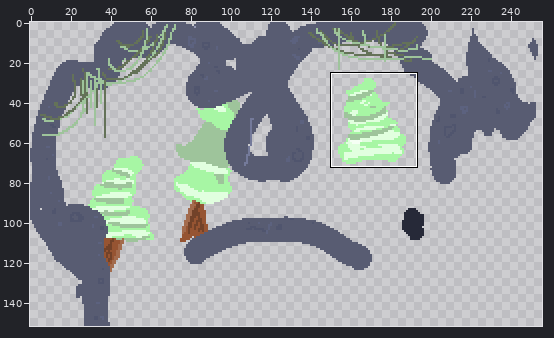
Two states of a sprite sheet, graphics/background-art1.png. Above, an overview of the earlier version with the close-up marked.
Close-up. First the earlier version:
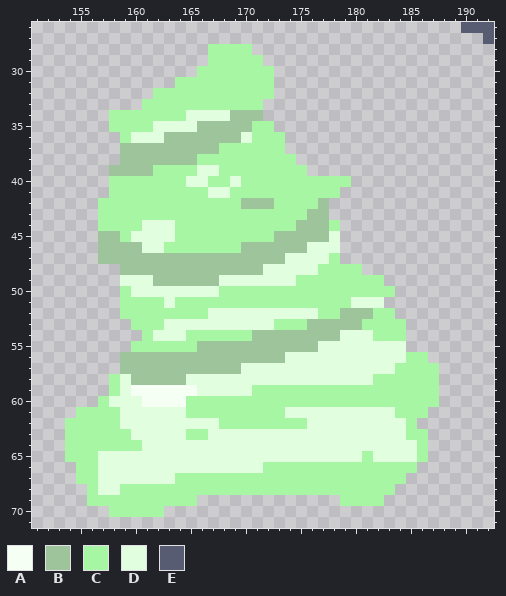
The file is 256x152 pixels. Colours within 5 levels of each other are drawn and written as one. Shown: x 151..192, y 26..71. The commit also changed other parts of the picture, which this record leaves out.
Palette (. is transparent): A #f5fff4  B #9ec49b  C #a7f6a4  D #e1ffdf  E #585c72
Pixels before, first column x 154:
26 ....................................EEE
27 ......................................E
28 .............CCCC......................
29 .............CCCCC.....................
30 ............CCCCCCC....................
31 ..........CCCCCCCCC....................
32 ........CCCCCCCCCCC....................
33 .......CCCCCCCCCCC.....................
34 ....CCCCCCCDDDDBBB.....................
35 ....CCCCDDDDBBBBBCC....................
36 .....CDDDBBBBBBBDCCC...................
37 .....BBBBBBBBBCCCCCC...................
38 .....BBBBBBBCCCCCCCCC..................
39 ....BBBBCCCCDDCCCCCCCC.................
40 ....CCCCCCCDDCCDCCCCCCCCCC.............
41 ....CCCCCCCCCDDCCCCCCCCCC..............
42 ...CCCCCCCCCCCCCBBBCCCCB...............
43 ...CCCCCCCCCCCCCCCCCCCBB...............
44 ...CCCCDDDCCCCCCCCCCCBBBC..............
45 ...BBCDDDDCCCCCCCCCBBBBBD..............
46 ...BBBBDDCCCCCCCBBBBBBDDD..............
47 ...BBBBBBBBBBBBBBBBBDDDDC..............
48 .....BBBBBBBBBBBBBDDDDDCCCC............
49 .....DDDBBBBBBDDDDDDDCCCCCCCC..........
50 .....CDDDDDDDDCCCCCCCCCCCCCCCC.........
51 .....CCCCDCCCCCCCCCCCCCCCCDDD..........
52 .....CCCCCCCCDDDDDDDDDDCCBBBCC.........
53 ......CCCDDDDDDDDDDCCCBBBBBCCCC........
54 .......CDDDCCCCCCBBBBBBBBDDDCCC........
55 ......CCCCCCBBBBBBBBBBBDDDDDDDD........
56 .....BBBBBBBBBBBBBBBDDDDDDDDDDDCC......
57 .....BBBBBBBBBBBDDDDDDDDDDDDDDCCCC.....
58 ....CDBBBBBDDDDDDDDDDDDDDDDDCCCCCC.....
59 ....CDAAAAAADDDDDCCCCCCCCCCCCCCCCC.....
60 ...CDDDAAAACCCCCCCCCCCCCCCCCCCCCCC.....
61 .CCCCDDDDDDCCCCCCCCCDDDDDDDDDDCCC......
62 CCCCCDDDDDDDDDCCCCCCCCDDDDDDDDDC.......
63 CCCCCCDDDDDCCDDDDDDDDDDDDDDDDDDCC......
64 CCCCCCCDDDDDDDDDDDDDDDDDDDDDDDDDC......
65 CCCDDDDDDDDDDDDDDDDDDDDDDDDCDDDDC......
66 .CCDDDDDDDDDDDDDDDCCCCCCCCCCCCCC.......
67 .CCDDDDDDDCCCCCCCCCCCCCCCCCCCCC........
68 ..CDDCCCCCCCCCCCCCCCCCCCCCCCCC.........
69 ..CCCCCCCCCC.............CCCC..........
70 ....CCCCC..............................
After:
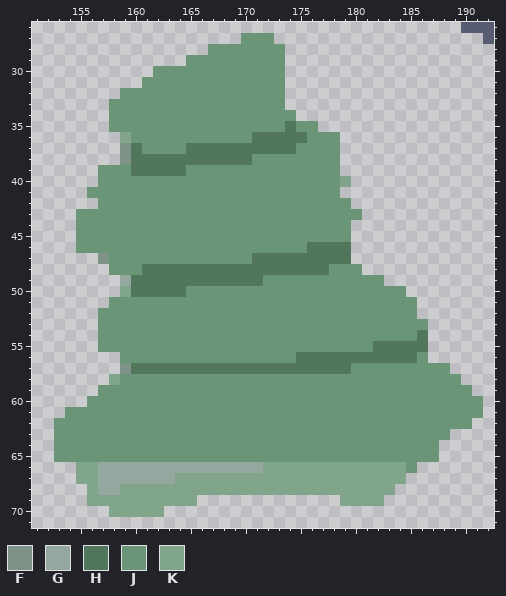
Colours new in this view: F #7d9387  G #94a89f  H #51765c  J #6a9576  K #80a58a
Change:
Changed rows in their new state; - is an unchanged pixel.
first column x 153:
27 -----------------JJJ-------------------
28 --------------JJJJJJJ------------------
29 ------------JJJJJJJJJ------------------
30 ---------JJJJJJJJJJJJ------------------
31 --------JJJJJJJJJJJJJ------------------
32 ------JJJJJJJJJJJJJJJ------------------
33 -----JJJJJJJJJJJJJJJJ------------------
34 -----JJJJJJJJJJJJJJJJJ-----------------
35 -----JJJJJJJJJJJJJJJJHJJ---------------
36 ------KJJJJJJJJJJJHHHHHJJJ-------------
37 ------FHJJJJHHHHHHHHHHJJJJ-------------
38 ------FHHHHHHHHHHHJJJJJJJJ-------------
39 ----JJJHHHHHJJJJJJJJJJJJJJ-------------
40 ----JJJJJJJJJJJJJJJJJJJJJJK------------
41 ---JJJJJJJJJJJJJJJJJJJJJJJ-------------
42 ----JJJJJJJJJJJJJJJJJJJJJJJ------------
43 --JJJJJJJJJJJJJJJJJJJJJJJJJJ-----------
44 --JJJJJJJJJJJJJJJJJJJJJJJJJ------------
45 --JJJJJJJJJJJJJJJJJJJJJJJJJ------------
46 --JJJJJJJJJJJJJJJJJJJJJHHHH------------
47 ----FJJJJJJJJJJJJJHHHHHHHHH------------
48 -----JJJHHHHHHHHHHHHHHHHHJJJ-----------
49 ------GHHHHHHHHHHHHJJJJJJJJJJJ---------
50 ------KHHHHHJJJJJJJJJJJJJJJJJJJJ-------
51 -----JJJJJJJJJJJJJJJJJJJJJJJJJJJJ------
52 ----JJJJJJJJJJJJJJJJJJJJJJJJJJJJJ------
53 ----JJJJJJJJJJJJJJJJJJJJJJJJJJJJJJ-----
54 ----JJJJJJJJJJJJJJJJJJJJJJJJJJJJJH-----
55 ----JJJJJJJJJJJJJJJJJJJJJJJJJHHHHH-----
56 ------JJJJJJJJJJJJJJJJHHHHHHHHHHHJ-----
57 ------FHHHHHHHHHHHHHHHHHHHHJJJJJJJJJ---
58 -----KJJJJJJJJJJJJJJJJJJJJJJJJJJJJJJJ--
59 ----JJJJJJJJJJJJJJJJJJJJJJJJJJJJJJJJJJ-
60 ---JJJJJJJJJJJJJJJJJJJJJJJJJJJJJJJJJJJJ
61 -JJJJJJJJJJJJJJJJJJJJJJJJJJJJJJJJJJJJJJ
62 JJJJJJJJJJJJJJJJJJJJJJJJJJJJJJJJJJJJJJ-
63 JJJJJJJJJJJJJJJJJJJJJJJJJJJJJJJJJJJJ---
64 JJJJJJJJJJJJJJJJJJJJJJJJJJJJJJJJJJJ----
65 JJJJJJJJJJJJJJJJJJJJJJJJJJJJJJJJJJJ----
66 --KKGGGGGGGGGGGGGGGKKKKKKKKKKKKKJ------
67 --KKGGGGGGGKKKKKKKKKKKKKKKKKKKKK-------
68 ---KGGKKKKKKKKKKKKKKKKKKKKKKKKK--------
69 ---KKKKKKKKKK-------------KKKK---------
70 -----KKKKK-----------------------------
Where, in picture pixels (left, top, right, bottom), the same in both close-ups:
changed: (54, 33, 483, 517)
